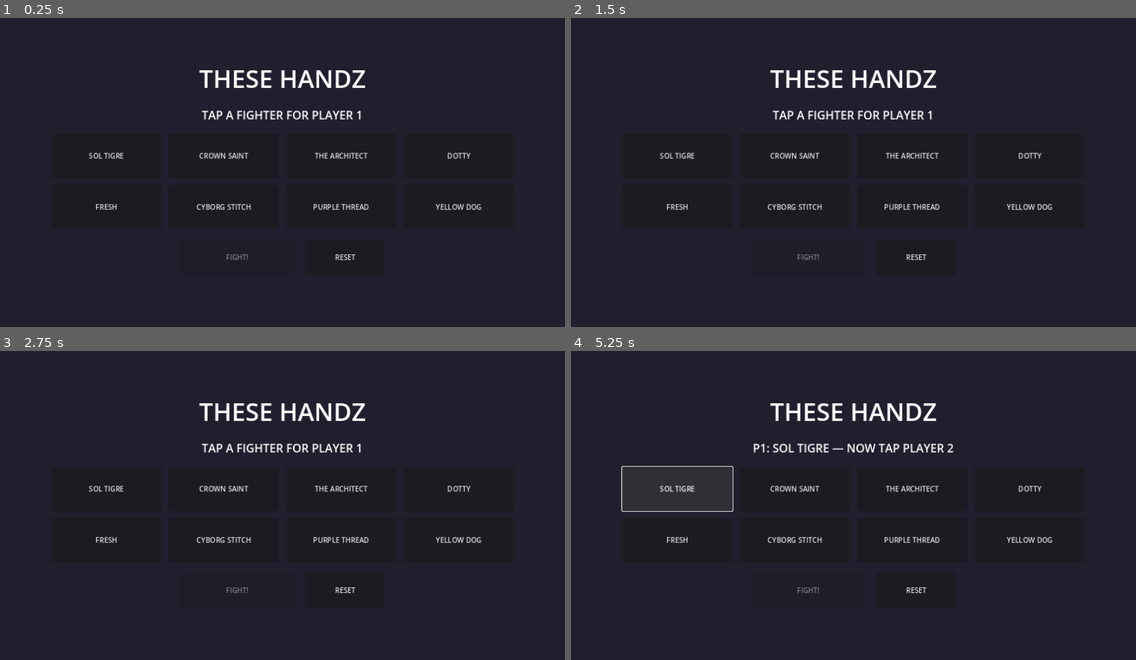
Above: before the commit, frames 1-4 (two rows, left to right).
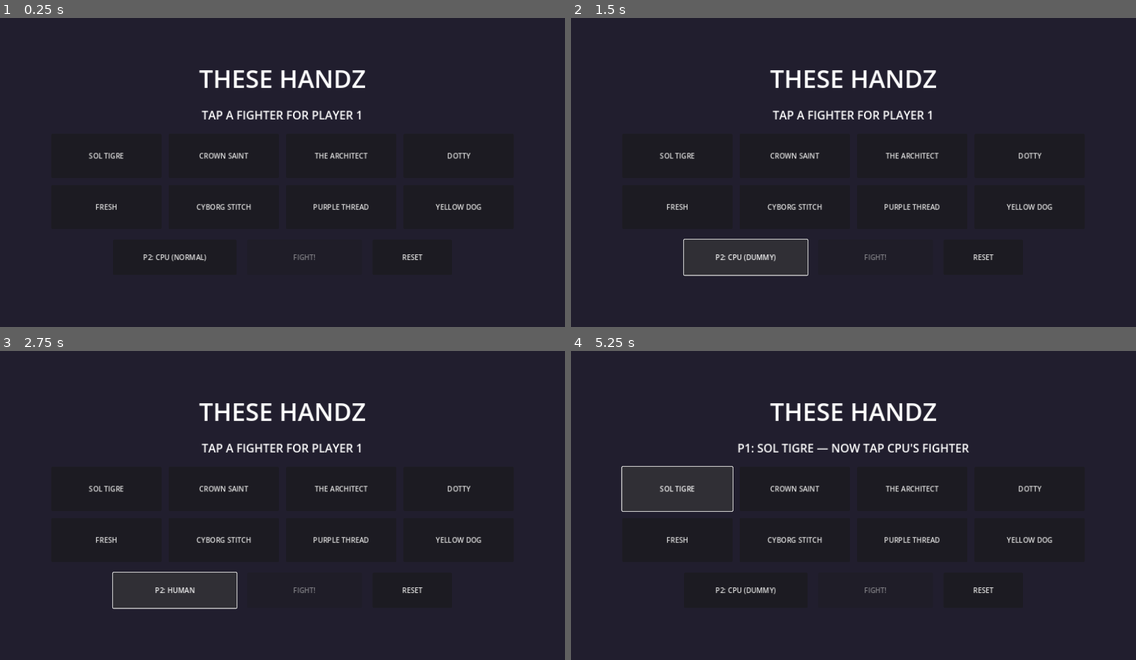
Above: after the commit, the same moments.

Repository: bthoreau88/these-handz
Game: Godot game, scene res://scenes/CharacterSelect.tscn
Two runs of this game, one before a commit and one after it. Both use one fixed random seed, a clock stepped at 60 frames per second and the inputs below.
Inputs (mouse positions are in pixels of both pictures, inside the frame that each line leads up to):
- Up to frame 1 (0.25 s): no input
- Up to frame 2 (1.5 s): click (746, 255) at 0.5 s, where only the run after the commit has a clickable "P2: CPU (NORMAL)"; click (746, 255) at 1.25 s, where only the run after the commit has a clickable "P2: CPU (EASY)"
- Up to frame 3 (2.75 s): click (175, 588) at 2 s, where only the run after the commit has a clickable "P2: CPU (DUMMY)"
- Up to frame 4 (5.25 s): click (746, 588) at 2.75 s, where only the run after the commit has a clickable "P2: HUMAN"; click (746, 588) at 3.5 s, where only the run after the commit has a clickable "P2: CPU (NORMAL)"; click (746, 588) at 4.25 s, where only the run after the commit has a clickable "P2: CPU (EASY)"; click "SOL TIGRE" at 5 s

The runs differ from the first frame. In frame 1, 0.3% of the frame differs, in the area x 25-75%, y 76-79%; in frame 2, 0.5%; in frame 3, 0.5%; in frame 4, 1.1%, in the area x 25-75%, y 29-79%.

Commit message:
Add CPU opponent so the game is playable solo (phone-demo ready)
New AIController drives Player 2 by feeding gestures through the same
receive_gesture() path a human uses (Project Rule 2), so it needs zero
per-fighter code and works for all 8. Three difficulties (NORMAL / EASY /
DUMMY training dummy) live in GameConstants.AI_DIFFICULTY. The select
screen gets a P2 toggle cycling CPU difficulties and a 2nd-human option;
when P2 is CPU the human owns the whole screen via InputRouter, so one
person can play on one device. Docs note the web-export path for phone
demos.

Co-Authored-By: Claude Fable 5 <noreply@anthropic.com>
Claude-Session: https://claude.ai/code/session_01L3nrc6yE1QTsUbT3ZWpJao

Diff:
--- a/scenes/CharacterSelect.gd
+++ b/scenes/CharacterSelect.gd
@@ -3,14 +3,23 @@
 # finger-sized). Tap once to pick Player 1, again for Player 2, then FIGHT.
 # The buttons are generated from Roster.FIGHTERS so the locked roster stays
 # defined in exactly one place.
+#
+# The MODE button cycles Player 2 between a CPU (three difficulties) and a
+# second human, so one person can demo the game solo — including on a phone.
 # =============================================================================
 extends Control
 
+# Order the MODE button cycles through. CPU entries name a difficulty key
+# from GameConstants.AI_DIFFICULTY; "HUMAN" means a second player.
+const P2_MODES: Array[String] = ["NORMAL", "EASY", "DUMMY", "HUMAN"]
+
 var _picking: int = 1   # 1 = choosing P1, 2 = choosing P2, 3 = ready
+var _mode_index: int = 0
 
 @onready var status_label: Label = $Layout/Status
 @onready var grid: GridContainer = $Layout/Grid
 @onready var fight_button: Button = $Layout/Buttons/FightButton
+@onready var mode_button: Button = $Layout/Buttons/ModeButton
 
 
 func _ready() -> void:
@@ -20,6 +29,7 @@
 		button.custom_minimum_size = Vector2(250, 100)
 		button.pressed.connect(_on_fighter_pressed.bind(id))
 		grid.add_child(button)
+	_apply_mode()
 	_reset_picks()
 
 
@@ -32,6 +42,22 @@
 			Roster.pick_p2 = id
 			_picking = 3
 	_refresh()
+
+
+func _on_mode_pressed() -> void:
+	_mode_index = (_mode_index + 1) % P2_MODES.size()
+	_apply_mode()
+	_refresh()
+
+
+func _apply_mode() -> void:
+	var mode := P2_MODES[_mode_index]
+	Roster.p2_is_cpu = mode != "HUMAN"
+	if Roster.p2_is_cpu:
+		Roster.ai_difficulty = mode
+		mode_button.text = "P2: CPU (%s)" % mode
+	else:
+		mode_button.text = "P2: HUMAN"
 
 
 func _on_fight_pressed() -> void:
@@ -49,11 +75,15 @@
 
 func _refresh() -> void:
 	fight_button.disabled = _picking != 3
+	var p2_label := "CPU" if Roster.p2_is_cpu else "PLAYER 2"
 	match _picking:
 		1:
 			status_label.text = "TAP A FIGHTER FOR PLAYER 1"
 		2:
-			status_label.text = "P1: %s — NOW TAP PLAYER 2" % Roster.display_name(Roster.pick_p1)
+			status_label.text = "P1: %s — NOW TAP %s'S FIGHTER" % [
+				Roster.display_name(Roster.pick_p1), p2_label]
 		3:
-			status_label.text = "%s  VS  %s" % [
-				Roster.display_name(Roster.pick_p1), Roster.display_name(Roster.pick_p2)]
+			status_label.text = "%s  VS  %s%s" % [
+				Roster.display_name(Roster.pick_p1),
+				Roster.display_name(Roster.pick_p2),
+				"  (CPU)" if Roster.p2_is_cpu else ""]
--- a/scenes/CharacterSelect.tscn
+++ b/scenes/CharacterSelect.tscn
@@ -46,6 +46,11 @@
 size_flags_horizontal = 4
 theme_override_constants/separation = 24
 
+[node name="ModeButton" type="Button" parent="Layout/Buttons"]
+custom_minimum_size = Vector2(280, 80)
+layout_mode = 2
+text = "P2: CPU (NORMAL)"
+
 [node name="FightButton" type="Button" parent="Layout/Buttons"]
 custom_minimum_size = Vector2(260, 80)
 layout_mode = 2
@@ -57,5 +62,6 @@
 layout_mode = 2
 text = "RESET"
 
+[connection signal="pressed" from="Layout/Buttons/ModeButton" to="." method="_on_mode_pressed"]
 [connection signal="pressed" from="Layout/Buttons/FightButton" to="." method="_on_fight_pressed"]
 [connection signal="pressed" from="Layout/Buttons/ResetButton" to="." method="_on_reset_pressed"]
--- a/scenes/FightScene.gd
+++ b/scenes/FightScene.gd
@@ -37,8 +37,17 @@
 	player1.facing = 1
 	player2.facing = -1
 
+	# Solo play: hand Player 2 to the CPU brain (chosen on the select screen).
+	if Roster.p2_is_cpu:
+		var brain := AIController.new()
+		brain.name = "AIController"
+		player2.add_child(brain)
+		brain.setup(player2, Roster.ai_difficulty)
+
 	name_label_p1.text = player1.display_name
 	name_label_p2.text = player2.display_name
+	if Roster.p2_is_cpu:
+		name_label_p2.text += " (CPU)"
 
 	# Health / meter bars (children finished _ready() first, so .meter exists).
 	player1.health_changed.connect(_on_health_changed.bind(health_bar_p1))
@@ -51,7 +60,7 @@
 	player1.parry_succeeded.connect(_on_parry)
 	player2.parry_succeeded.connect(_on_parry)
 
-	input_router.setup(player1, player2)
+	input_router.setup(player1, player2, Roster.p2_is_cpu)
 
 	round_manager.setup(player1, player2, input_router)
 	round_manager.countdown_tick.connect(_on_countdown_tick)
--- a/scripts/GameConstants.gd
+++ b/scripts/GameConstants.gd
@@ -265,6 +265,40 @@
 	"smoke_cloud_cooldown_seconds": 5.0,
 }
 
+# --- CPU opponent (AIController.gd) -----------------------------------------
+# The AI feeds gestures through the SAME receive_gesture() path a human uses
+# (Project Rule 2), so it works for every fighter. Three difficulties let a
+# solo player demo the game on one device / phone. Tune feel here only.
+#
+# think_interval : seconds between decisions (bigger = slower, dumber, beatable)
+# approach_range : farther than this, the CPU walks/dashes in
+# attack_range   : within this, the CPU throws attacks
+# aggression     : 0-1 chance it attacks (vs waits) when in range and free
+# block_chance   : 0-1 chance it blocks when the human is attacking in range
+# parry_chance   : 0-1 chance it tries a parry instead of a block
+# special_chance : 0-1 chance an attack decision becomes a special instead
+# super_at_meter : uses super when meter >= this
+const AI_DIFFICULTY: Dictionary = {
+	"DUMMY": {
+		# Training dummy: walks a little, mostly just stands and occasionally
+		# blocks. Great for testing your own combos and hitboxes.
+		"think_interval": 0.6, "approach_range": 999.0, "attack_range": 200.0,
+		"aggression": 0.0, "block_chance": 0.25, "parry_chance": 0.0,
+		"special_chance": 0.0, "super_at_meter": 999.0,
+	},
+	"EASY": {
+		"think_interval": 0.42, "approach_range": 300.0, "attack_range": 210.0,
+		"aggression": 0.45, "block_chance": 0.35, "parry_chance": 0.05,
+		"special_chance": 0.15, "super_at_meter": 100.0,
+	},
+	"NORMAL": {
+		"think_interval": 0.26, "approach_range": 300.0, "attack_range": 210.0,
+		"aggression": 0.7, "block_chance": 0.55, "parry_chance": 0.12,
+		"special_chance": 0.28, "super_at_meter": 100.0,
+	},
+}
+const AI_DEFAULT_DIFFICULTY: String = "NORMAL"
+
 # --- Art / sprite spec (bible §06) — used by tooling & import checks --------
 const SPRITE_BASE_HEIGHT_PX: int = 180   # fighter height at 1x
 const SPRITE_RENDER_SCALE: int = 3       # author art at 3x
--- a/scripts/Roster.gd
+++ b/scripts/Roster.gd
@@ -25,6 +25,11 @@
 static var pick_p1: String = "sol_tigre"
 static var pick_p2: String = "yellow_dog"
 
+# Player 2 can be a CPU so one person can play solo (e.g. on a phone).
+# ai_difficulty is a key into GameConstants.AI_DIFFICULTY.
+static var p2_is_cpu: bool = true
+static var ai_difficulty: String = "NORMAL"
+
 
 static func display_name(id: String) -> String:
 	return FIGHTERS[id]["name"]
--- /dev/null
+++ b/scripts/ai/AIController.gd
@@ -0,0 +1,163 @@
+# =============================================================================
+# AIController.gd — a CPU brain for one fighter, so a solo player can demo the
+# game on a single device (or phone). FightScene adds one of these as a child
+# of Player 2 when the select screen chose "CPU".
+#
+# Project Rule 2 (characters never read input): this controller does NOT reach
+# into the fighter's guts. It builds the SAME gesture dictionaries GestureInput
+# emits and calls fighter.receive_gesture(...) — exactly the path a human's
+# taps take through InputRouter. The fighter cannot tell it apart from a person,
+# so this works for all 8 fighters with zero per-character code.
+#
+# All numbers come from GameConstants.AI_DIFFICULTY (Project Rule 1). It thinks
+# on a slow timer (not every frame) so it stays reflexy-but-beatable.
+#
+# Godot note (randf): randf() returns a random float 0.0-1.0; we compare it to
+# the tuned probabilities to make each decision a coin-flip with loaded odds.
+# =============================================================================
+class_name AIController
+extends Node
+
+var fighter: CharacterBase
+var _cfg: Dictionary
+var _think_left: float = 0.0
+var _walking_dir: int = 0   # -1 left, 0 none, 1 right — mirrors held-walk input
+
+
+# FightScene calls this right after adding the controller to the fighter.
+func setup(controlled: CharacterBase, difficulty: String) -> void:
+	fighter = controlled
+	_cfg = GameConstants.AI_DIFFICULTY.get(
+			difficulty, GameConstants.AI_DIFFICULTY[GameConstants.AI_DEFAULT_DIFFICULTY])
+	_think_left = _cfg["think_interval"]
+
+
+func _physics_process(delta: float) -> void:
+	if fighter == null or fighter.opponent == null:
+		return
+
+	# React to an incoming attack every frame (defense can't wait for the
+	# think timer or it would be too slow to ever block).
+	_maybe_defend()
+
+	_think_left -= delta
+	if _think_left > 0.0:
+		return
+	_think_left = _cfg["think_interval"]
+	_decide()
+
+
+# --- Fast defensive reflex --------------------------------------------------
+func _maybe_defend() -> void:
+	if not fighter.can_act():
+		return
+	var opp: CharacterBase = fighter.opponent
+	# Only worry when the opponent is mid-attack and close enough to connect.
+	if opp.state != CharacterBase.FightState.ATTACKING:
+		return
+	if _distance() > _cfg["attack_range"]:
+		return
+	var roll := randf()
+	if roll < _cfg["parry_chance"]:
+		_send_action("parry")
+	elif roll < _cfg["block_chance"]:
+		_start_block()
+
+
+# --- Slow decision tick -----------------------------------------------------
+func _decide() -> void:
+	if not fighter.can_act():
+		return
+
+	# Drop any block we were holding before doing something else.
+	_stop_block_if_held()
+
+	var dist := _distance()
+
+	# Super when it's charged and the tuned threshold is met.
+	if fighter.meter.value >= _cfg["super_at_meter"] and dist <= _cfg["attack_range"]:
+		_send_action("super")
+		return
+
+	if dist > _cfg["approach_range"]:
+		_approach()
+		return
+
+	if dist <= _cfg["attack_range"]:
+		_stop_walk()
+		if randf() < _cfg["aggression"]:
+			_attack()
+		return
+
+	# Mid-range: close the gap.
+	_approach()
+
+
+func _approach() -> void:
+	var dir := 1 if fighter.opponent.global_position.x > fighter.global_position.x else -1
+	# Occasionally dash in with a forward swipe instead of plain walking.
+	if randf() < 0.3:
+		_stop_walk()
+		_send_swipe("right" if dir == 1 else "left")
+	else:
+		_set_walk(dir)
+
+
+func _attack() -> void:
+	if randf() < _cfg["special_chance"]:
+		_send_action("special_a" if randf() < 0.5 else "special_b")
+		return
+	# Weighted normal: mostly light/medium, sometimes heavy.
+	var roll := randf()
+	if roll < 0.45:
+		_send_tap()          # light
+	elif roll < 0.8:
+		_send_swipe("right" if fighter.facing == 1 else "left")  # forward = medium
+	else:
+		_send_action("heavy")
+
+
+# --- Walk state (held input needs a start and a matching end) ---------------
+func _set_walk(dir: int) -> void:
+	if _walking_dir == dir:
+		return
+	_stop_walk()
+	_walking_dir = dir
+	_send_action("walk_right_start" if dir == 1 else "walk_left_start")
+
+
+func _stop_walk() -> void:
+	if _walking_dir == 1:
+		_send_action("walk_right_end")
+	elif _walking_dir == -1:
+		_send_action("walk_left_end")
+	_walking_dir = 0
+
+
+# --- Block state ------------------------------------------------------------
+func _start_block() -> void:
+	_send_action("block_start")
+
+
+func _stop_block_if_held() -> void:
+	# Harmless if we weren't blocking; the fighter ignores a stray block_end.
+	_send_action("block_end")
+
+
+# --- Gesture builders (mirror GestureInput's output shape) ------------------
+func _distance() -> float:
+	return absf(fighter.opponent.global_position.x - fighter.global_position.x)
+
+
+func _send_tap() -> void:
+	fighter.receive_gesture({"device": "cpu", "position": Vector2.ZERO, "type": "tap"})
+
+
+func _send_swipe(dir: String) -> void:
+	fighter.receive_gesture({
+		"device": "cpu", "position": Vector2.ZERO, "type": "swipe", "dir": dir})
+
+
+func _send_action(action: String) -> void:
+	fighter.receive_gesture({
+		"device": "cpu", "position": Vector2.ZERO, "type": "action", "action": action})
--- a/scripts/managers/InputRouter.gd
+++ b/scripts/managers/InputRouter.gd
@@ -5,8 +5,13 @@
 # Touch: left half of the screen controls Player 1, right half Player 2.
 # Keyboard: always Player 1 (desktop testing fallback).
 #
+# Solo vs CPU: when Player 2 is a CPU (an AIController drives it), the human
+# owns the WHOLE screen — every human gesture goes to Player 1, so one person
+# can play with the full window / keyboard on a phone.
+#
 # Desktop tip: project.godot enables "emulate_touch_from_mouse", so clicking /
-# dragging the mouse on the right half of the window drives Player 2.
+# dragging the mouse on the right half of the window drives Player 2 (in a
+# two-human match).
 # =============================================================================
 class_name InputRouter
 extends Node
@@ -14,11 +19,13 @@
 var _player1: CharacterBase
 var _player2: CharacterBase
 var _routing_enabled: bool = true
+var _single_player: bool = false
 
 
-func setup(player1: CharacterBase, player2: CharacterBase) -> void:
+func setup(player1: CharacterBase, player2: CharacterBase, single_player: bool = false) -> void:
 	_player1 = player1
 	_player2 = player2
+	_single_player = single_player
 	if not GestureInput.gesture_detected.is_connected(_on_gesture_detected):
 		GestureInput.gesture_detected.connect(_on_gesture_detected)
 
@@ -33,7 +40,8 @@
 		return
 
 	var target: CharacterBase
-	if gesture["device"] == "keyboard":
+	if _single_player or gesture["device"] == "keyboard":
+		# Solo match (or keyboard): the human is always Player 1.
 		target = _player1
 	else:
 		var half_x: float = get_viewport().get_visible_rect().size.x * 0.5
Not shown, changed: README.md
Not shown, changed: ROADMAP.md
